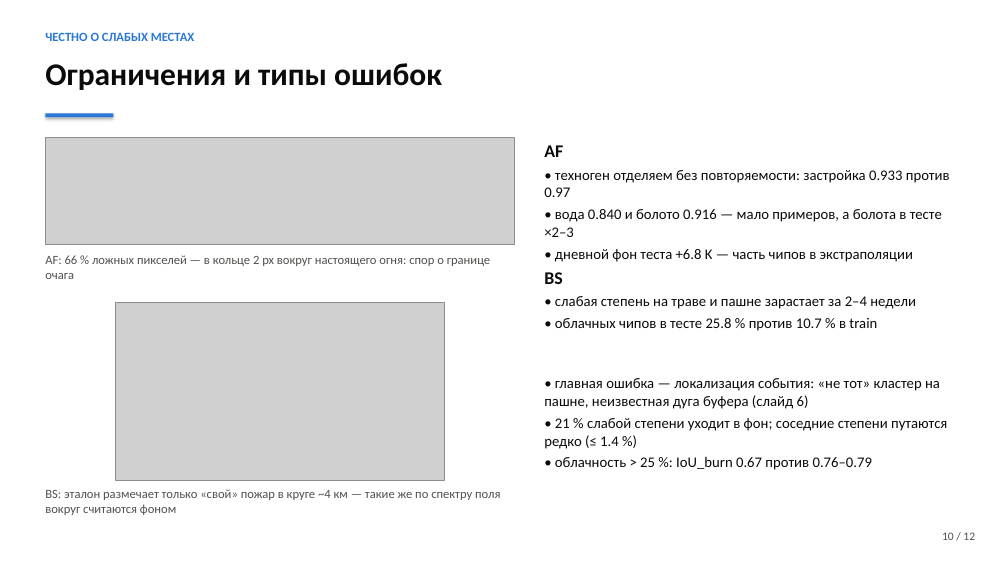
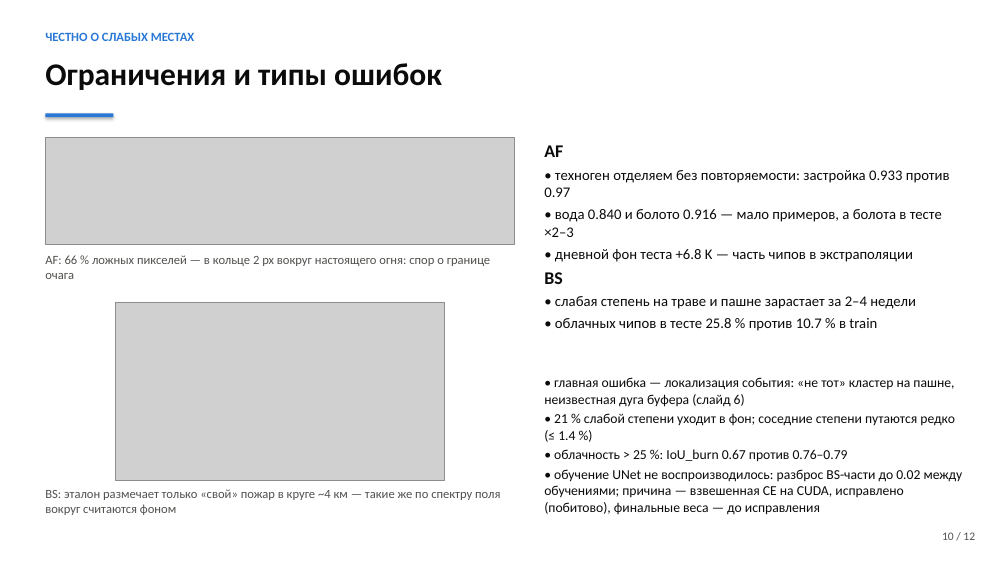
Before and after one commit to shttrkk/kosmowinsamarkand, a slide deck: slide 10 of presentation/deck.pptx. Drawn at 1008x567 pixels with LibreOffice and Linux fonts; fonts in the diff are those of the drawing; grey boxes stand for pictures. Boxes give left, top, right and bottom in pixels: in the first picture for what was removed or moved away, otherwise in the second. Text is boxed around its words. In the diff, an @@ line names an element or a change of style, - is before the commit and + after.

```diff
--- a/presentation/deck.pptx
+++ b/presentation/deck.pptx
@@ text at bbox=[544, 377, 955, 462]: size 14 to 13 pt in "• главная ошибка — локализация события: «не ...", "• 21 % слабой степени уходит в ...", "• облачность > 25 %: IoU_burn 0.67 ..."; less space between paragraphs @@
@@ text at bbox=[544, 469, 963, 514]: paragraph added @@
+• обучение UNet не воспроизводилось: разброс BS-части до 0.02 между обучениями; причина — взвешенная CE на CUDA, исправлено (побитово), финальные веса — до исправления
```
Also in this commit, not shown: 5 other slides changed, 24 other files.
